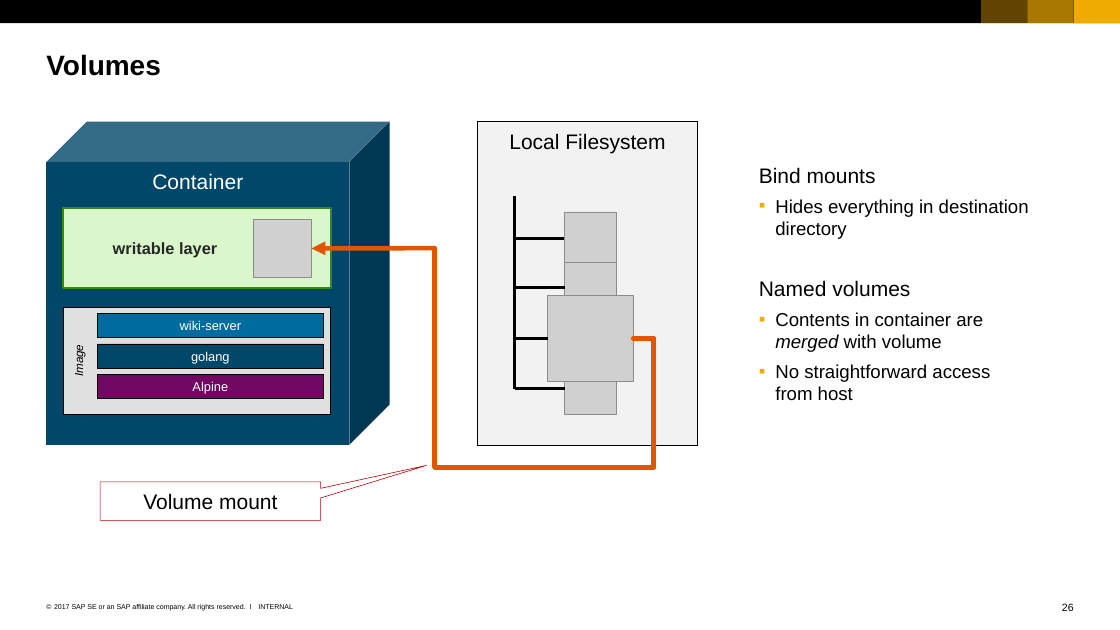
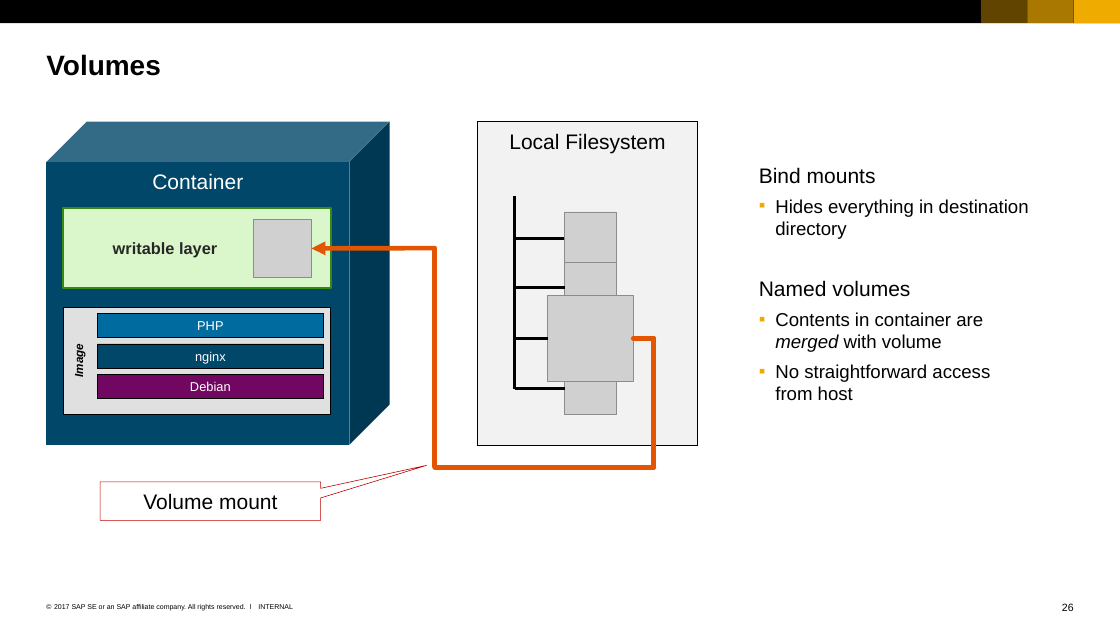
Before and after one commit to cuijiyao01/docker-k8s-training, a slide deck: slide 26 of docker/02_Docker_Fundamentals.pptx. Drawn at 1120x630 pixels with LibreOffice and Linux fonts; fonts in the diff are those of the drawing; grey boxes stand for pictures. Boxes give left, top, right and bottom in pixels: in the first picture for what was removed or moved away, otherwise in the second. Text is boxed around its words. In the diff, an @@ line names an element or a change of style, - is before the commit and + after.

```diff
--- a/docker/02_Docker_Fundamentals.pptx
+++ b/docker/02_Docker_Fundamentals.pptx
@@ rectangle "Image" at bbox=[63, 307, 331, 415]: bold on @@
@@ text in rectangle at bbox=[197, 321, 223, 330]: text changed @@
-wiki-server
+PHP
@@ text in rectangle at bbox=[195, 351, 226, 364]: text changed @@
-golang
+nginx
@@ text in rectangle at bbox=[190, 381, 231, 391]: text changed @@
-Alpine
+Debian
```
Also in this commit, not shown: 1 other slide changed, 1 slide removed, 2 other files.
